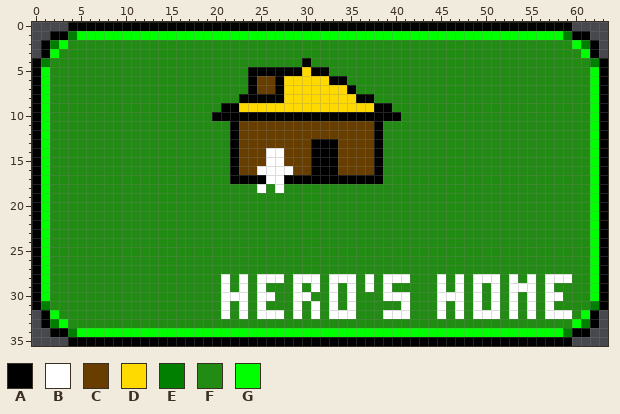
Two versions of one pixel-art sprite, js-editor/card_span_home.png. Above: the version before the commit.
The file is 64x36 pixels.
Palette (. is transparent): A #000000  B #ffffff  C #683e00  D #ffda00  E #007f00  F #218b13  G #00ff00
After:
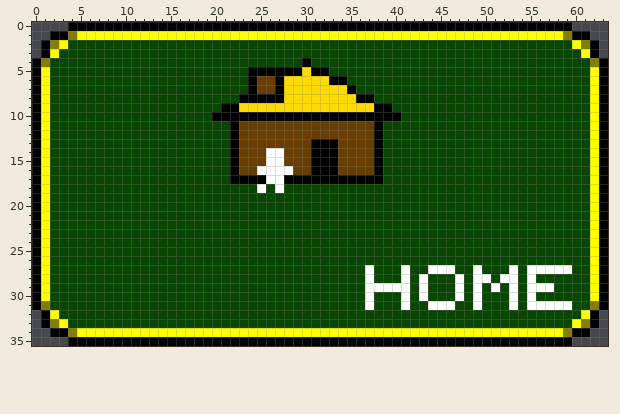
Author's note on the commit: "Card" graphics for the level editor.
Edits made:
colour E: #007f00 -> #827f00
colour F: #218b13 -> #094601
colour G: #00ff00 -> #ffff00
y 27: x 37 F -> B; x 41 F -> B; x 44..46 FFF -> BBB; x 49 F -> B; x 53 F -> B; x 55..59 FFFFF -> BBBBB
y 28: x 21 B -> F; x 23 B -> F; x 25..27 BBB -> FFF; x 29..31 BBB -> FFF; x 33..35 BBB -> FFF; x 39..40 BB -> FF; x 43 F -> B; x 45 B -> F; x 51..52 BF -> FB; x 57..59 BBB -> FFF
y 29: x 21 B -> F; x 23 B -> F; x 25 B -> F; x 29 B -> F; x 31 B -> F; x 33 B -> F; x 35 B -> F; x 38 F -> B; x 40..41 FF -> BB; x 43 F -> B; x 45 B -> F; x 54 B -> F; x 56 F -> B
y 30: x 21..23 BBB -> FFF; x 25..26 BB -> FF; x 29..30 BB -> FF; x 33 B -> F; x 35 B -> F; x 37 F -> B; x 39..40 BB -> FF; x 43 F -> B; x 45..46 BB -> FF; x 51 B -> F; x 57..58 BB -> FF
y 31: x 21 B -> F; x 23 B -> F; x 25 B -> F; x 29 B -> F; x 31 B -> F; x 33 B -> F; x 35 B -> F; x 37 F -> B; x 44 F -> B; x 46..47 FB -> BF; x 51 B -> F; x 56 F -> B; x 58..59 FF -> BB
y 32: x 21 B -> F; x 23 B -> F; x 25..27 BBB -> FFF; x 29 B -> F; x 31 B -> F; x 33..35 BBB -> FFF; x 39..41 BBB -> FFF; x 45 B -> F; x 47 B -> F; x 49..51 BBB -> FFF; x 53 B -> F; x 55 B -> F; x 57..59 BBB -> FFF
Boxes around the changes in both pictures, in picture pixels (x1, y1, x2, y2):
changed: (41, 31, 599, 337)
